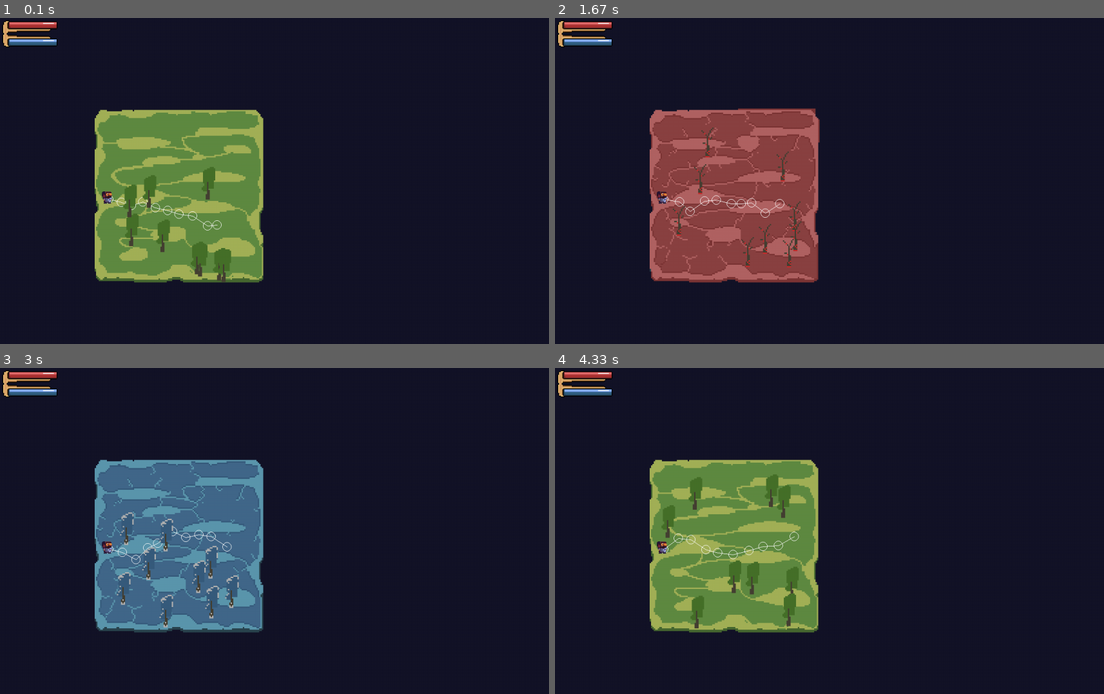
Above: before the commit, frames 1-4 (two rows, left to right).
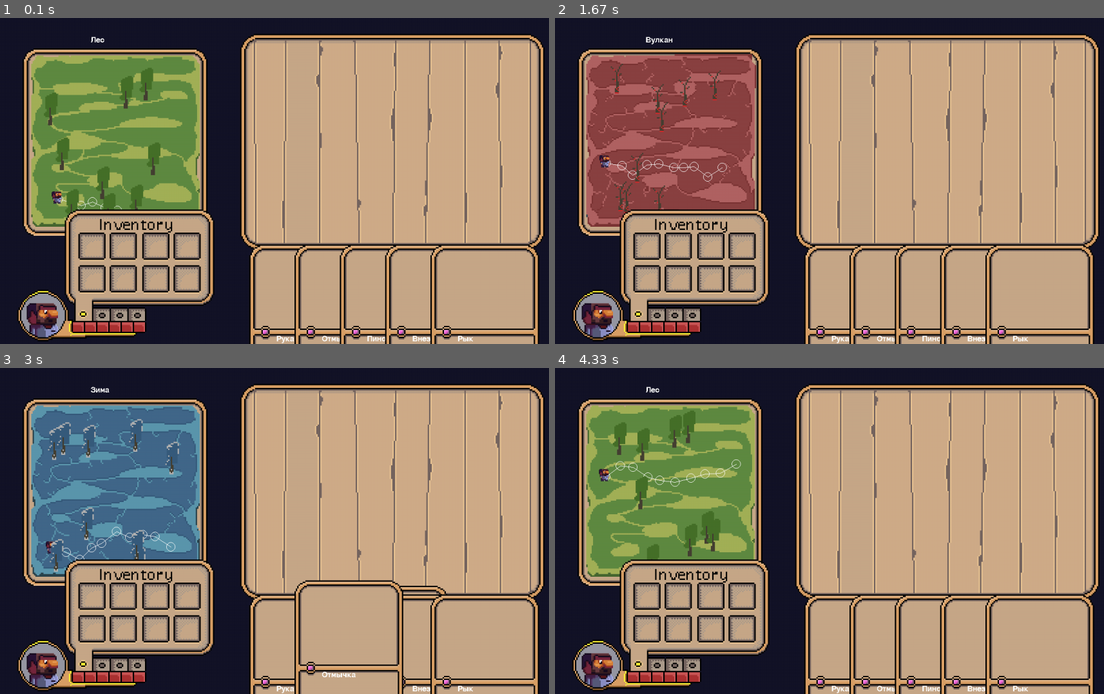
Above: after the commit, the same moments.

Repository: Qstoenteen/JANO
Game: pygame game, started from Code/main.py
Same seed, same stepped clock (60 frames per second), same inputs: the game is played once before the commit and once after it.
Inputs (mouse positions are in pixels of both pictures, inside the frame that each line leads up to):
- Up to frame 1 (0.1 s): no input
- Up to frame 2 (1.67 s): hold Space 0.33-0.8 s; hold Right 0.33-0.8 s; move the mouse to (824, 194) at 0.37 s; hold Right 0.83-1.3 s; move the mouse to (1032, 171) at 0.87 s; tap Space at 0.9, 1.2, 1.4 s; hold Right from 1.33 s (still down); move the mouse to (703, 184) at 1.37 s
- Up to frame 3 (3 s): tap Space at 1.7, 1.9, 2.2, 2.47, 2.77, 2.9 s; release Right at 1.8 s; hold Left 1.83-2.37 s; move the mouse to (109, 482) at 1.87 s; hold Left 2.4-2.8 s; move the mouse to (373, 416) at 2.43 s; hold Right from 2.83 s (still down); move the mouse to (356, 560) at 2.87 s
- Up to frame 4 (4.33 s): tap Space at 3.2, 3.57, 3.87, 4.07 s; release Right at 3.47 s; hold Left 3.5-3.97 s; move the mouse to (856, 420) at 3.53 s; hold Right from 4 s (still down); move the mouse to (637, 521) at 4.03 s

The runs differ from the first frame. In frame 1, 80% of the frame differs, in the area x 0-100%, y 0-100%; in frame 2, 80%; in frame 3, 80%; in frame 4, 80%.

Commit message:
cards upd

Diff:
--- /dev/null
+++ b/Code/biome.py
@@ -0,0 +1,70 @@
+import pygame, random as r
+from settings import *
+#from init import *
+
+sizeGex = 384
+class Biome():
+    def __init__(self):
+        global biome
+        self.biome = 'forest'
+        self.image = pygame.image.load(('assets/gex/forest.png'))
+        self.tree_sprite = pygame.image.load(('assets/tree/tree.png'))
+        self.text = self.biome
+        self.table_biome = pygame.image.load(('assets/ui/map_table.png'))
+
+    def biome_draw(self):
+        if self.biome == 'forest':
+            self.image = pygame.image.load(('assets/gex/forest.png'))
+            self.text = 'Лес'
+
+        if self.biome == 'winter':
+            self.image = pygame.image.load(('assets/gex/winter.png'))
+            self.text = 'Зима'
+
+        if self.biome == 'vulkan':
+            self.image = pygame.image.load(('assets/gex/vulkan.png'))
+            self.text = 'Вулкан'
+        sc.blit(self.table_biome,(start[0]-10,start[1]-13))
+        sc.blit(self.image,(start))
+
+
+    def biome_random(self):
+        n = r.randint(0,2)
+        if n == 0:
+            self.biome = 'forest'
+        if n == 1:
+            self.biome = 'winter'
+        if n == 2:
+            self.biome = 'vulkan'
+    def tree_init(self):
+        if self.biome == 'forest':
+            self.tree_sprite = pygame.image.load(('assets/tree/tree.png'))
+        if self.biome == 'winter':
+            self.tree_sprite = pygame.image.load(('assets/tree/winter_tree.png'))
+        if self.biome == 'vulkan':
+            self.tree_sprite = pygame.image.load(('assets/tree/vulkan_tree.png'))
+
+        self.n1 = ((r.randint(start[0],sizeGex-50)),(r.randint(start[1],sizeGex)))
+        self.n2 = ((r.randint(start[0],sizeGex-50)),(r.randint(start[1],sizeGex)))
+        self.n3 = ((r.randint(start[0],sizeGex-50)),(r.randint(start[1],sizeGex)))
+        self.n4 = ((r.randint(start[0],sizeGex-50)),(r.randint(start[1],sizeGex)))
+        self.n5 = ((r.randint(start[0],sizeGex-50)),(r.randint(start[1],sizeGex)))
+        self.n6 = ((r.randint(start[0],sizeGex-50)),(r.randint(start[1],sizeGex)))
+        self.n7 = ((r.randint(start[0],sizeGex-50)),(r.randint(start[1],sizeGex)))
+        self.n8 = ((r.randint(start[0],sizeGex-50)),(r.randint(start[1],sizeGex)))
+        self.n9 = ((r.randint(start[0],sizeGex-50)),(r.randint(start[1],sizeGex)))
+
+    def tree_draw(self):
+        sc.blit(self.tree_sprite,(self.n1))
+        sc.blit(self.tree_sprite,(self.n2))
+        sc.blit(self.tree_sprite,(self.n3))
+        sc.blit(self.tree_sprite,(self.n4))
+        sc.blit(self.tree_sprite,(self.n5))
+        sc.blit(self.tree_sprite,(self.n6))
+        sc.blit(self.tree_sprite,(self.n7))
+        sc.blit(self.tree_sprite,(self.n8))
+        sc.blit(self.tree_sprite,(self.n9))
+
+    def gex_text(self):
+        gexText = myfont.render(self.text, False,(255,255,255))
+        sc.blit(gexText,(200,40))
--- a/JANO/classes.py
+++ b/Code/classes.py
@@ -4,67 +4,6 @@
 
 battle = False
 event = False
-start = (200,200)
-biome = 'forest'
-
-class Gex():
-    def __init__(self):
-        global biome
-        self.biome = 'forest'
-        self.image = pygame.image.load(('assets/gex/forest.png'))
-        self.tree_sprite = pygame.image.load(('assets/tree/tree.png'))
-
-
-    def gex_draw(self):
-        if self.biome == 'forest':
-            self.image = pygame.image.load(('assets/gex/forest.png'))
-
-        if self.biome == 'winter':
-            self.image = pygame.image.load(('assets/gex/winter.png'))
-
-        if self.biome == 'vulkan':
-            self.image = pygame.image.load(('assets/gex/vulkan.png'))
-
-        sc.blit(self.image,(start))
-
-    def gex_random(self):
-        n = r.randint(0,2)
-        if n == 0:
-            self.biome = 'forest'
-            biome == 'forest'
-        if n == 1:
-            self.biome = 'winter'
-            biome == 'winter'
-        if n == 2:
-            self.biome = 'vulkan'
-    def tree_init(self):
-        if self.biome == 'forest':
-            self.tree_sprite = pygame.image.load(('assets/tree/tree.png'))
-        if self.biome == 'winter':
-            self.tree_sprite = pygame.image.load(('assets/tree/winter_tree.png'))
-        if self.biome == 'vulkan':
-            self.tree_sprite = pygame.image.load(('assets/tree/vulkan_tree.png'))
-        print(self.biome)
-        self.n1 = ((r.randint(200,500)),(r.randint(200,500)))
-        self.n2 = ((r.randint(200,500)),(r.randint(200,500)))
-        self.n3 = ((r.randint(200,500)),(r.randint(200,500)))
-        self.n4 = ((r.randint(200,500)),(r.randint(200,500)))
-        self.n5 = ((r.randint(200,500)),(r.randint(200,500)))
-        self.n6 = ((r.randint(200,500)),(r.randint(200,500)))
-        self.n7 = ((r.randint(200,500)),(r.randint(200,500)))
-        self.n8 = ((r.randint(200,500)),(r.randint(200,500)))
-        self.n9 = ((r.randint(200,500)),(r.randint(200,500)))
-
-    def tree_draw(self):
-        sc.blit(self.tree_sprite,(self.n1))
-        sc.blit(self.tree_sprite,(self.n2))
-        sc.blit(self.tree_sprite,(self.n3))
-        sc.blit(self.tree_sprite,(self.n4))
-        sc.blit(self.tree_sprite,(self.n5))
-        sc.blit(self.tree_sprite,(self.n6))
-        sc.blit(self.tree_sprite,(self.n7))
-        sc.blit(self.tree_sprite,(self.n8))
-        sc.blit(self.tree_sprite,(self.n9))
 
 
 
@@ -89,7 +28,7 @@
         self.point_radius = 10
 
     def point_init(self):
-        self.p1 = start[0]+40,start[1]*2
+        self.p1 = start[0]+r.randint(30,70), start[1]*r.randint(3,5)
         self.p2 = self.p1[0] + self.point_radius*2+(r.randint(1,15)), self.p1[1] + r.randint(-30,25)
         self.p3 = self.p2[0] + self.point_radius*2+(r.randint(1,15)), self.p2[1] + r.randint(-30,25)
         self.p4 = self.p3[0] + self.point_radius*2+(r.randint(1,15)), self.p3[1] + r.randint(-35,25)
@@ -155,7 +94,6 @@
         if self.position == 10:
             sc.blit(self.image[self.counter//3],(self.p10[0]-self.point_radius*2,self.p10[1]-self.point_radius*2))
 
-
     def info(self):
         print (self.hp,
               self.xp,
@@ -163,9 +101,3 @@
               self.agility,
               self.strength,
               self.intelligence)
-
-
-
-def hpbar():
-    hpbar = pygame.image.load('assets/ui/hp.png')
-    sc.blit(hpbar,(5,5))
--- /dev/null
+++ b/Code/init.py
@@ -0,0 +1,62 @@
+from settings import *
+from classes import *
+from biome import *
+from ui import*
+
+# Init
+player = Player()
+player.init()
+player.point_init()
+biome = Biome()
+biome.tree_init()
+biome.gex_text()
+
+
+
+######CAR#######
+card1 = Card('Рука Мидаса',550,pygame.image.load('assets/ui/card_04.png'))
+card2 = Card('Отмычка',650,pygame.image.load('assets/ui/card_04.png'))
+card3 = Card('Пинок',750,pygame.image.load('assets/ui/card_04.png'))
+card4 = Card('Внезапный удар',850,pygame.image.load('assets/ui/card_04.png'))
+card5 = Card('Рык',950,pygame.image.load('assets/ui/card_04.png'))
+
+
+
+def card_target():
+    pos = pygame.mouse.get_pos()
+    if pos [0] < 600:
+        card1.drawtest()
+        card2.drawtest()
+        card3.drawtest()
+        card4.drawtest()
+        card5.drawtest()
+    if pos[0]>=600:
+        card2.drawtest()
+        card3.drawtest()
+        card4.drawtest()
+        card5.drawtest()
+        card1.drawtest()
+    if pos[0]>=700:
+        card3.drawtest()
+        card4.drawtest()
+        card5.drawtest()
+        card1.drawtest()
+        card2.drawtest()
+    if pos[0]>=800:
+        card4.drawtest()
+        card5.drawtest()
+        card1.drawtest()
+        card2.drawtest()
+        card3.drawtest()
+    if pos[0]>=900:
+        card5.drawtest()
+        card1.drawtest()
+        card2.drawtest()
+        card3.drawtest()
+        card4.drawtest()
+    if pos[0]>=1000:
+        card1.drawtest()
+        card2.drawtest()
+        card3.drawtest()
+        card4.drawtest()
+        card5.drawtest()
--- a/JANO/main.py
+++ b/Code/main.py
@@ -10,6 +10,9 @@
         pygame.init()
     def run(self):
         while True:
+            mouse = pygame.mouse.get_pos()
+
+
             for event in pygame.event.get():
                 if event.type == pygame.QUIT:
                     pygame.quit ()
@@ -23,17 +26,27 @@
                     if event.key == pygame.K_SPACE:
                         player.point_init()
                         player.init()
-                        gex.gex_random()
-                        gex.tree_init()
+                        biome.biome_random()
+                        biome.tree_init()
 
 
 
+            #### MAIN DRAW ####
+
             sc.fill((20,20,40))
-            gex.gex_draw()
+            biome.biome_draw()
+            tableSprite()
             player.points_draw()
             player.player_draw()
-            gex.tree_draw()
+            biome.tree_draw()
+
+
+            ##### UI #####
             hpbar()
+            biome.gex_text()
+            #inventory()
+            card_target()
+            ################
 
             pygame.display.update()
             clock.tick(FPS)
--- /dev/null
+++ b/Code/settings.py
@@ -0,0 +1,16 @@
+import pygame
+pygame.init()
+myfont = pygame.font.Font(None,25)
+
+start = (60,80)
+WIDTH   = 1280
+HEIGTH  = 720
+FPS     = 30
+sc = pygame.display.set_mode((WIDTH,HEIGTH))
+icon = pygame.image.load('assets/icon.png')
+pygame.display.set_icon(icon)
+
+pygame.display.set_caption('JANO ADVENTURE')
+
+
+clock = pygame.time.Clock()
--- /dev/null
+++ b/Code/ui.py
@@ -0,0 +1,41 @@
+import pygame
+from settings import*
+
+def hpbar():
+    hpbar = pygame.image.load('assets/ui/hp.png')
+    sc.blit(hpbar,(5,420))
+
+def tableSprite():
+    table = pygame.image.load('assets/ui/table.png')
+    sc.blit(table,(530,35))
+
+def inventory():
+    inventory = pygame.image.load('assets/ui/inventory.png')
+    sc.blit(inventory,(150,280))
+
+
+class Card ():
+    def __init__(self,name,x,sprite):
+        self.sprite = sprite
+        self.name = name
+        self.x = x
+        self.y = 420
+        self.text = myfont.render(self.name,False,(255,255,255))
+    def drawtest(self):
+        mPos = pygame.mouse.get_pos()
+        xx = mPos[0] - self.x
+        yy = mPos[1] - self.y
+        if xx >= 0 :
+            xx //= 2
+
+            if xx > 50:
+                # Изменение направления роста
+                xx = 100 - xx
+                if xx < 0:
+                    xx -= xx
+            sc.blit(self.sprite, (self.x, self.y+80 - xx))
+            sc.blit(self.text,(self.x + 60, self.y + 280 - xx))
+
+        if xx < 0 :
+            sc.blit(self.sprite, (self.x, self.y + 80))
+            sc.blit(self.text,(self.x + 60, self.y + 280))
--- a/JANO/init.py
+++ /dev/null
@@ -1,14 +0,0 @@
-from settings import *
-from classes import *
-
-# Init
-player = Player()
-player.init()
-player.point_init()
-gex = Gex()
-
-
-###
-gex.tree_init()
-
-print(player.hp)
--- a/JANO/settings.py
+++ /dev/null
@@ -1,8 +0,0 @@
-import pygame
-
-WIDTH   = 1280
-HEIGTH  = 720
-FPS     = 30
-sc = pygame.display.set_mode((WIDTH,HEIGTH))
-pygame.display.set_caption('JANO')
-clock = pygame.time.Clock()
--- a/TempClasses.py
+++ /dev/null
@@ -1,80 +0,0 @@
-import pygame, math, random as r, sys,time
-import input_data
-import file
-
-
-
-print(input_data.config)
-pygame.init()
-clock = pygame.time.Clock()
-WIDTH = 1280
-HEIGHT = 720
-sc = pygame.display.set_mode((WIDTH, HEIGHT))
-pygame.display.set_caption('Pygame MyGame')
-icon = pygame.image.load('assets/character_default.png')
-FPS = 60
-running = True
-myfont = pygame.font.Font(None,25)
-text_surface = myfont.render('Forest biome',False,(255,255,255))
-
-GexInit = False
-class Gex ():
-    global GexInit
-    def __init__(self,biome,x,y,width,height):
-        self.biome = biome
-        self.x = x
-        self.y = y
-        self.width = width
-        self.height = height
-    def draw(self):
-        pygame.draw.rect(sc,(255,255,255),(50,50,self.width,self.height),1)
-
-class Point ():
-    def __init__(self,x,y,scale):
-        self.x = x
-        self.y = y
-        self.scale = scale
-    def draw (self):
-        pygame.draw.circle(sc,(255,255,255),(self.x,self.y),self.scale,1)
-
-
-
-class Player ():
-    global position
-    def __init__(self, x, y, position, hp, damage, level, counter = int):
-        self.x = x
-        self.y = y
-        self.position = position
-        self.hp = hp
-        self.damage = damage
-        self.level = level
-        self.counter = counter
-    def draw(self):
-        if self.counter == 9:
-            self.counter = -1
-        self.counter += 1
-
-forest = Gex('forest',50,50,400,400)
-
-
-
-def gex_init():
-    forest.draw()
-
-
-
-while running:
-
-    sc.fill((25,25,50))
-
-
-
-    forest.draw()
-    forest.point()
-    pygame.display.update()
-    for event in pygame.event.get():
-
-        if event.type == pygame.QUIT:
-            running = False
-            pygame.quit()
-    clock.tick(FPS)
Renamed: JANO/debug.py -> Code/debug.py
Binary file added: assets/icon.png
Binary file added: assets/ui/card_01.png
Binary file added: assets/ui/card_02.png
Binary file added: assets/ui/card_03.png
Binary file added: assets/ui/card_04.png
Binary file changed: assets/ui/hp.png
Binary file added: assets/ui/inventory.png
Binary file added: assets/ui/map_table.png
Binary file added: assets/ui/table.png
Not shown, added: assets/ui/Inventory_proces.aseprite
